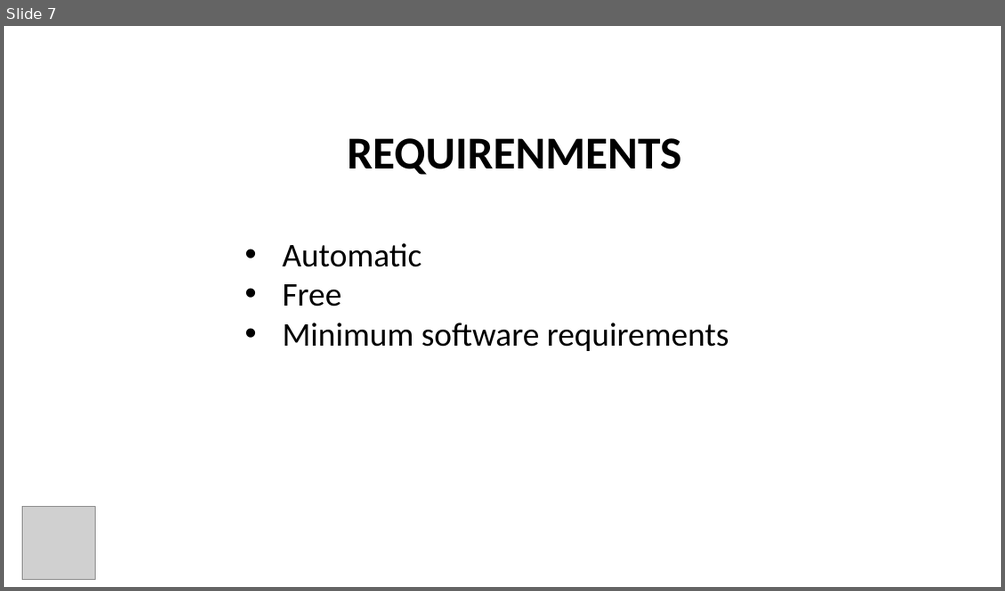
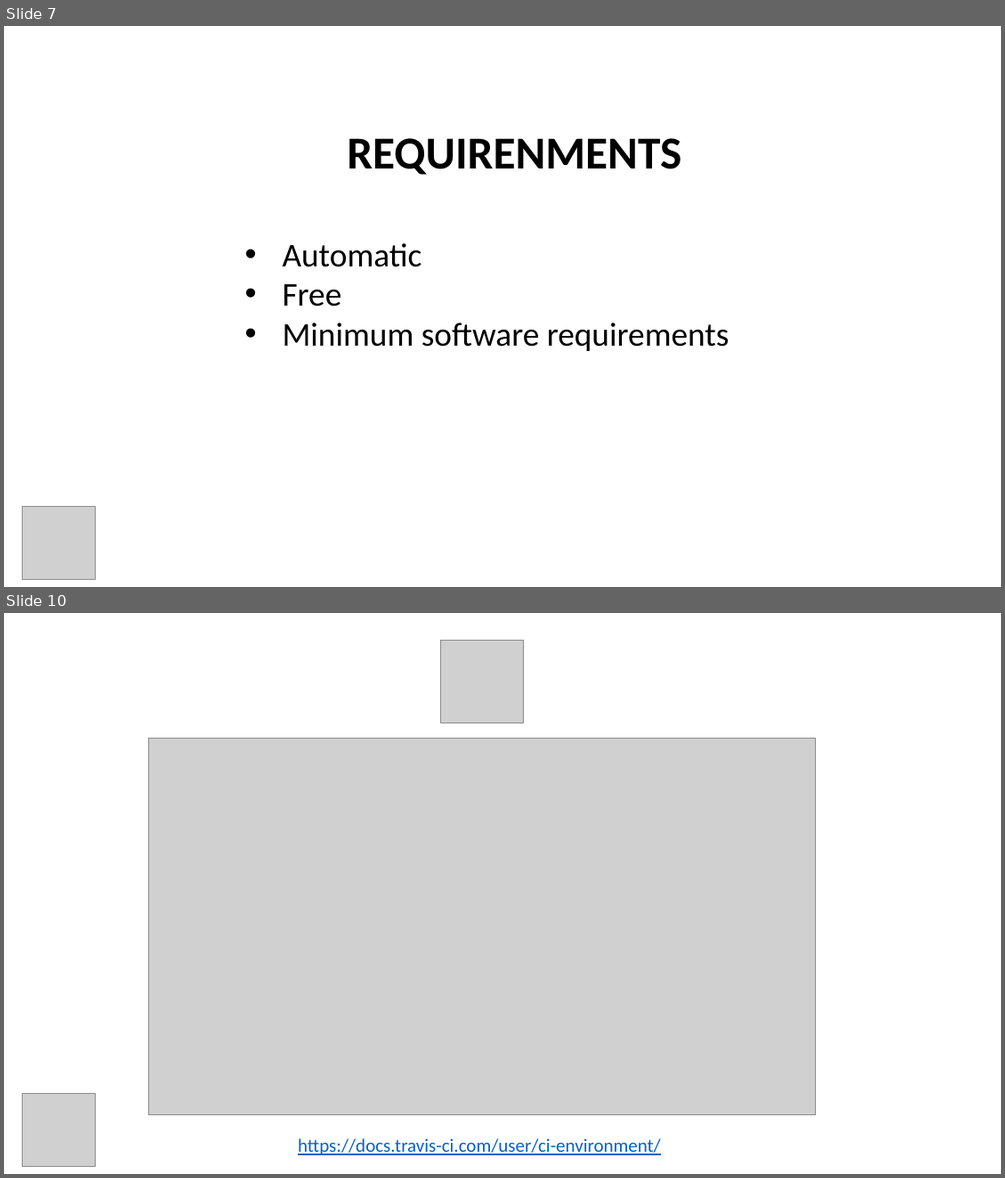
Before and after one commit to dacacioa/appu-slides, a slide deck: appu.pptx. Shown one above the other, each under a label of ours: slide 7 before the commit, slides 7 and 10 after it; the slides between them are not shown. The pictures are 1005x591 and 1005x1178 pixels, drawn with LibreOffice and Linux fonts; fonts in the diff are those of the drawing; grey boxes stand for pictures. Boxes give left, top, right and bottom in pixels: in the first picture for what was removed or moved away, otherwise in the second. Text is boxed around its words. In the diff, an @@ line names an element or a change of style, - is before the commit and + after.

```diff
--- a/appu.pptx
+++ b/appu.pptx
@@ slide 10 added at (4, 613, 1001, 1174), background #FFFFFF @@
@@ picture added at (440, 640, 523, 722) @@
@@ picture added at (148, 738, 816, 1114) @@
@@ picture added at (22, 1094, 96, 1167) @@
@@ text added at (298, 1138, 661, 1155), 18 pt, text #0563C1, underline @@
+https://docs.travis-ci.com/user/ci-environment/
```
Also in this commit, not shown: 1 slide changed, 6 other slides added.
